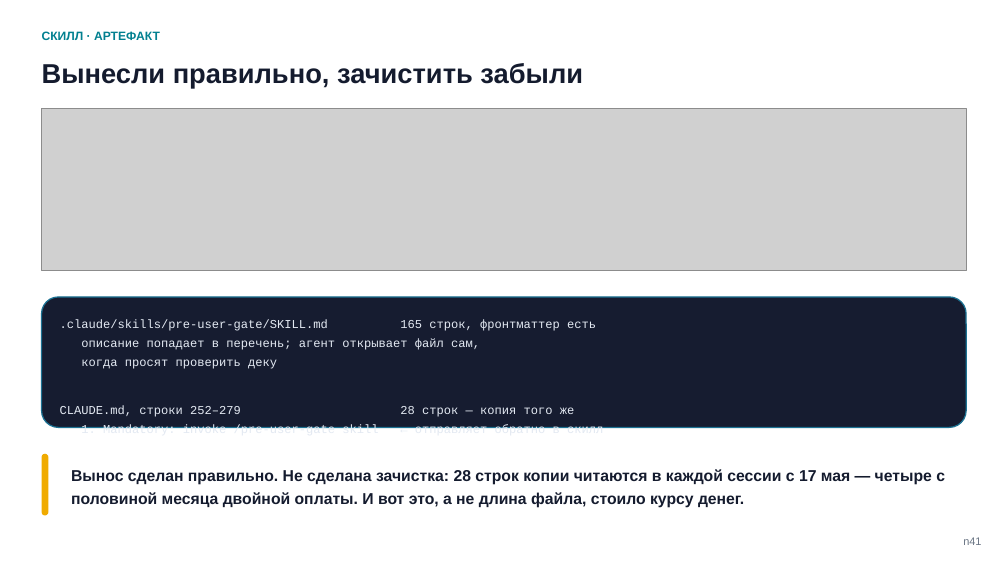
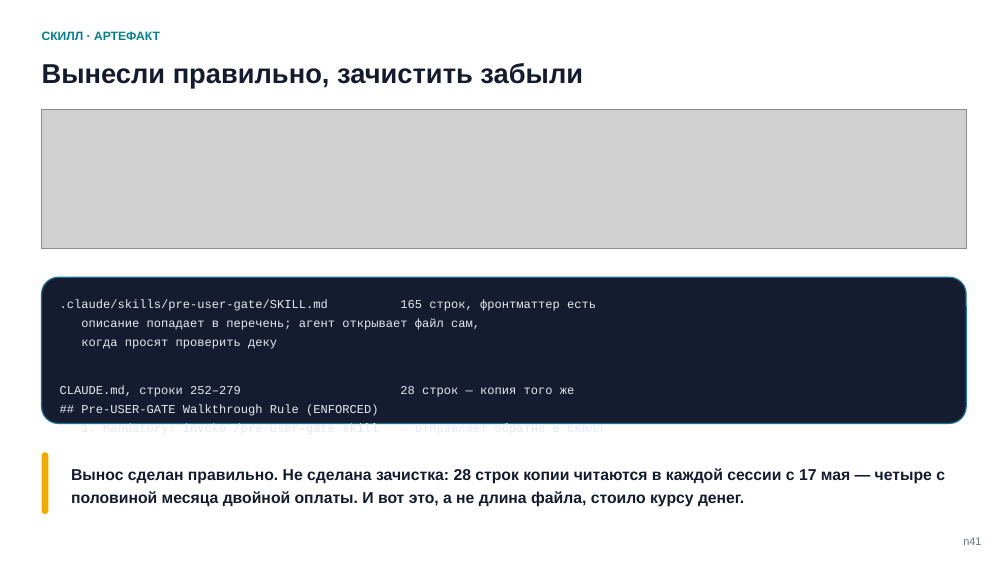
Before and after one commit to tellina-study/AI-usage-lessons, a slide deck: slide 41 of library/seminars/sem-05/rendered/sem-05.pptx. Drawn at 1008x567 pixels with LibreOffice and Linux fonts; fonts in the diff are those of the drawing; grey boxes stand for pictures. Boxes give left, top, right and bottom in pixels: in the first picture for what was removed or moved away, otherwise in the second. Text is boxed around its words. In the diff, an @@ line names an element or a change of style, - is before the commit and + after.

```diff
--- a/library/seminars/sem-05/rendered/sem-05.pptx
+++ b/library/seminars/sem-05/rendered/sem-05.pptx
@@ picture: place and size @@
-picture at (42,109,966,271)
+picture at (42,110,966,248)
@@ rounded rectangle: place and size @@
-rounded rectangle at (42,297,966,428)
+rounded rectangle at (42,278,966,423)
@@ rounded rectangle at (42,278,966,423): proportions changed @@
@@ text ".claude/skills/pre-user-gate/SKILL.md 165 строк, фронтматтер ...": place and size @@
-text ".claude/skills/pre-user-gate/SKILL.md 165 строк, фронтматтер ..." at (60,319,603,428)
+text ".claude/skills/pre-user-gate/SKILL.md 165 строк, фронтматтер ..." at (60,300,603,424)
@@ text at (81,405,378,416): paragraph added @@
+## Pre-USER-GATE Walkthrough Rule (ENFORCED)
```
Also in this commit, not shown: 5 other slides changed, 8 other files.
